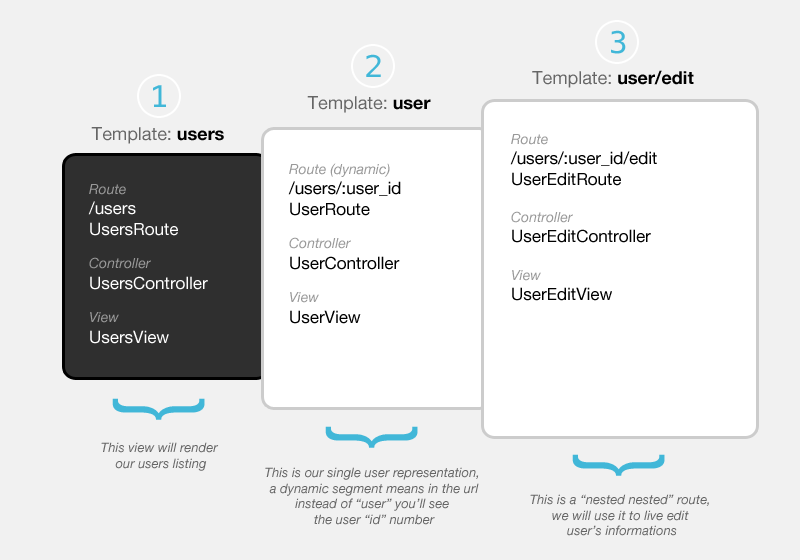
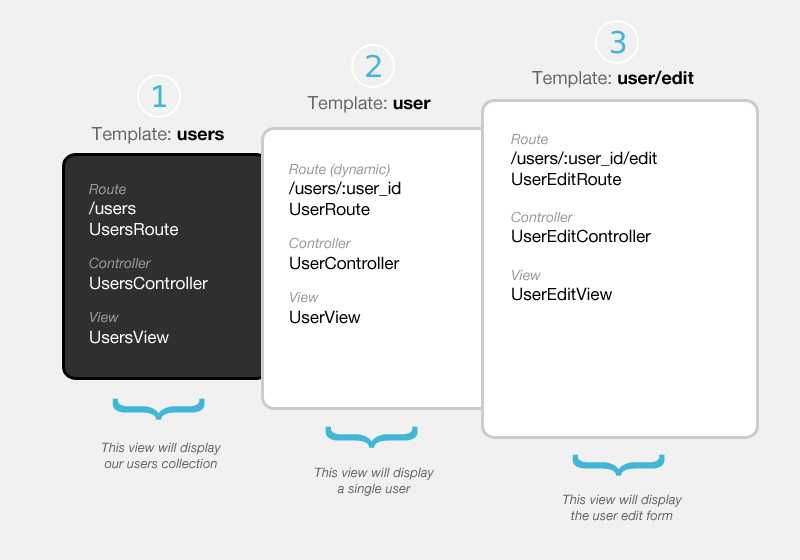
Layered file, before and after one edit (800px x 560px). Changes by layer:
renamed "This is a “nested nested” route, we will use it to live edit" to "This view will display the user edit form", painted on it over [530, 494, 709, 536]
renamed "This is our single user representation, a dynamic segment mean" to "This view will display a single user", painted on it over [265, 467, 479, 525]
renamed "This view will render our users listing" to "This view will display our users collection", painted on it over [101, 442, 221, 471]
